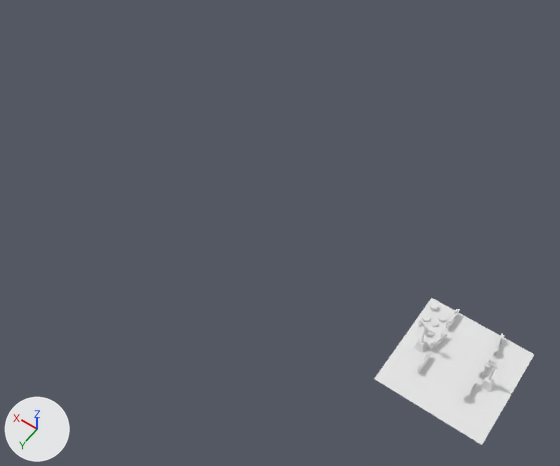
The Blender file src/assets/Days/1/Day1_009.blend, before and after one commit.
One viewpoint serves both versions: a 50 mm camera at (-2.56, 13.89, 23.76) aimed at (7.19, 0.24, 2.32). The lights are fixed; the arrows at lower left show +X, +Y and +Z. The older version comes first.
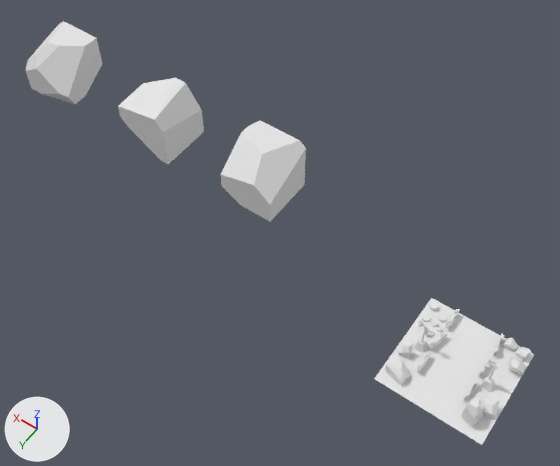
Changed parts and their boxes [x1, y1, x2, y2] in the pictures (560 x 466 px):
'rock1', added
    after: [221, 120, 306, 221]
'rock2', added
    after: [118, 78, 204, 164]
'rock3', added
    after: [25, 21, 102, 104]
'rock10', added
    after: [385, 355, 411, 386]
'rock8', added
    after: [461, 396, 483, 428]
'rock7', added
    after: [482, 397, 499, 419]
'rock5', added
    after: [509, 357, 525, 375]
'rock6', added
    after: [501, 337, 518, 350]
'rock11', added
    after: [402, 342, 413, 359]
'rock4', added
    after: [515, 347, 531, 361]

The change in detail:
Mesh me_cube_020 is new.
It has 16 vertices, 10 faces and spans x -0.183..0.163, y -0.183..0.183, z -0.29..0.29.
Mesh me_cube_019 is new.
It has 22 vertices, 13 faces and spans x -0.4..0.42, y -0.34..0.34, z -0.246..0.246.
Mesh me_cube_017 is new.
It has 22 vertices, 13 faces and spans x -0.28..0.3, y -0.3..0.3, z -0.47..0.47.
Mesh me_cube_016 is new.
It has 16 vertices, 10 faces and spans x -0.284..0.253, y -0.284..0.284, z -0.23..0.23.
Mesh me_cube_015 is new.
It has 18 vertices, 11 faces and spans x -0.236..0.261, y -0.185..0.166, z -0.095..0.203.
Mesh me_cube_014 is new.
It has 16 vertices, 10 faces and spans x -0.299..0.299, y -0.299..0.267, z -0.23..0.23.
Mesh me_cube_013 is new.
It has 16 vertices, 10 faces and spans x -0.204..0.212, y -0.212..0.212, z -0.168..0.168.
Mesh me_cube_010 is new.
It has 22 vertices, 13 faces and spans x -1.0..1.0, y -1.0..1.0, z -1.0..1.0.
Mesh me_cube_003 is new.
It has 18 vertices, 11 faces and spans x -1.0..1.0, y -1.0..1.0, z -1.0..1.0.
Mesh me_cube_001 is new.
It has 16 vertices, 10 faces and spans x -1.0..1.0, y -1.0..1.0, z -1.0..1.0.
Object 'rock11' (ob_rock11) is new; it shows me_cube_020.
Its location is (1.6, 0.57, 0.27).
Object 'rock10' (ob_rock10) is new; it shows me_cube_019.
Its location is (1.45, 1.38, 0.24).
Object 'rock8' (ob_rock8) is new; it shows me_cube_017.
Its location is (-1.32, 1.38, 0.45).
Object 'rock7' (ob_rock7) is new; it shows me_cube_016.
Its location is (-1.66, 0.83, 0.22).
Object 'rock6' (ob_rock6) is new; it shows me_cube_015.
Its location is (-1.17, -1.81, 0.08).
Object 'rock5' (ob_rock5) is new; it shows me_cube_014.
Its location is (-1.72, -1.09, 0.22).
Object 'rock4' (ob_rock4) is new; it shows me_cube_013.
Its location is (-1.67, -1.74, 0.16).
Object 'rock3' (ob_rock3) is new; it shows me_cube_010.
Its location is (17.3, 0.0, 4.82).
Object 'rock2' (ob_rock2) is new; it shows me_cube_003.
Its location is (12.46, 0.0, 4.82).
Object 'rock1' (ob_rock1) is new; it shows me_cube_001.
Its location is (8.04, 0.0, 4.82).
